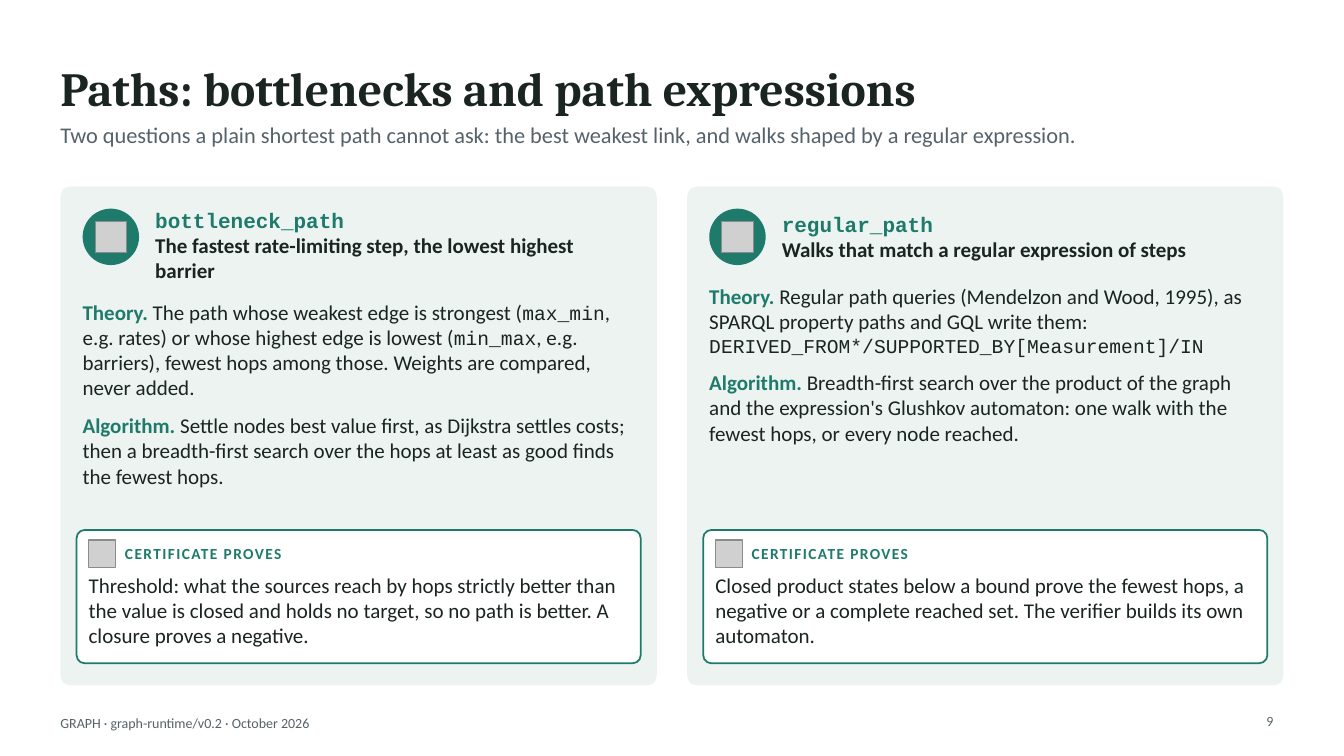
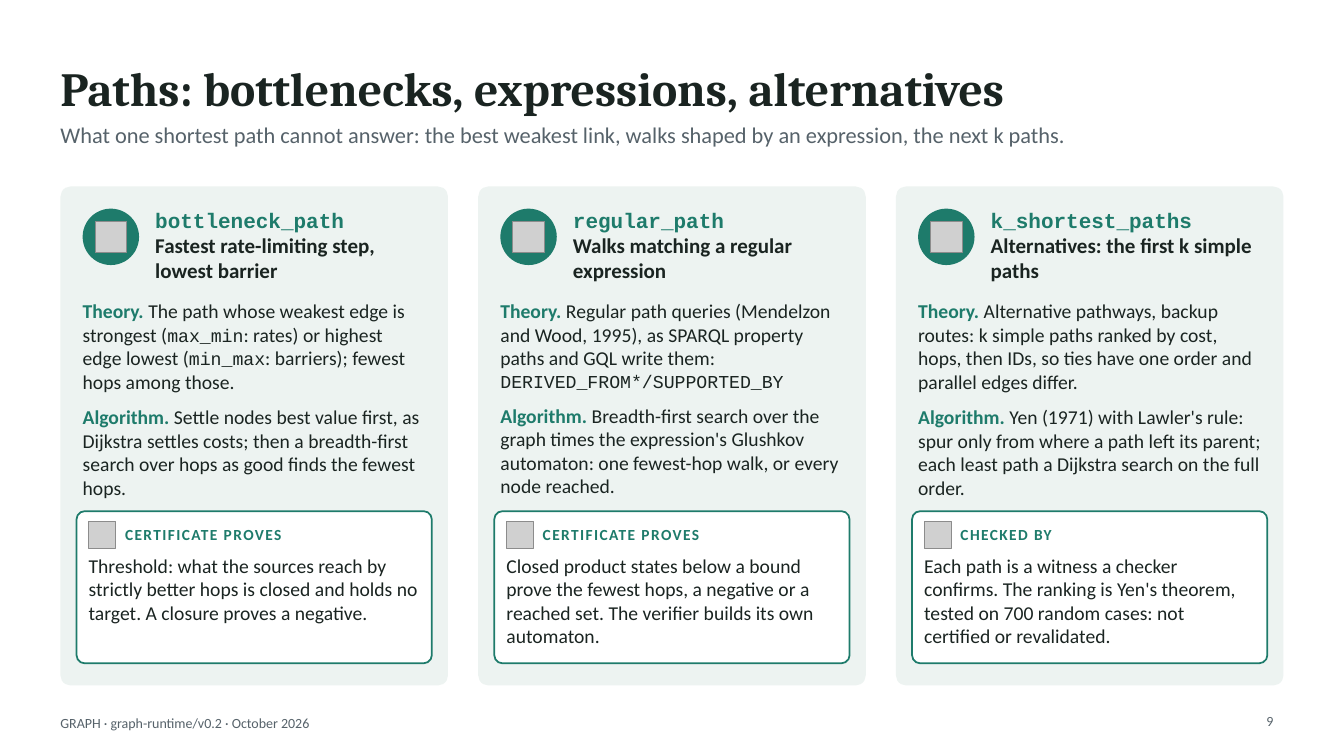
Before and after one commit to hlxin/graph, a slide deck: slide 9 of docs/GRAPH_slides.pptx. Drawn at 1344x756 pixels with LibreOffice and Linux fonts; fonts in the diff are those of the drawing; grey boxes stand for pictures. Boxes give left, top, right and bottom in pixels: in the first picture for what was removed or moved away, otherwise in the second. Text is boxed around its words. In the diff, an @@ line names an element or a change of style, - is before the commit and + after.

```diff
--- a/docs/GRAPH_slides.pptx
+++ b/docs/GRAPH_slides.pptx
@@ title at bbox=[60, 73, 1005, 116]: text changed @@
-Paths: bottlenecks and path expressions
+Paths: bottlenecks, expressions, alternatives
@@ text at bbox=[60, 127, 1065, 147]: text changed @@
-Two questions a plain shortest path cannot ask: the best weakest link, and walks shaped by a regular expression.
+What one shortest path cannot answer: the best weakest link, walks shaped by an expression, the next k paths.
@@ rounded rectangle: place and size @@
-rounded rectangle at bbox=[60, 187, 657, 686]
+rounded rectangle at bbox=[60, 187, 448, 686]
@@ rounded rectangle: place and size @@
-rounded rectangle at bbox=[688, 187, 1285, 686]
+rounded rectangle at bbox=[478, 187, 865, 686]
@@ ellipse: place and size @@
-ellipse at bbox=[710, 209, 766, 265]
+ellipse at bbox=[500, 209, 557, 265]
@@ text "regular_path": place and size @@
-text "regular_path" at bbox=[782, 217, 1186, 261]
+text "regular_path" at bbox=[573, 213, 792, 282]
@@ rounded rectangle added at bbox=[896, 187, 1284, 686], fill #EDF3F1 @@
@@ ellipse added at bbox=[919, 209, 975, 265], fill #1E7B6B @@
@@ text at bbox=[155, 238, 374, 278]: text changed @@
-The fastest rate-limiting step, the lowest highest barrier
+Fastest rate-limiting step, lowest barrier
@@ picture: place and size @@
-picture at bbox=[722, 221, 753, 252]
+picture at bbox=[513, 221, 544, 252]
@@ text at bbox=[573, 238, 792, 282]: text changed @@
-Walks that match a regular expression of steps
+Walks matching a regular expression
@@ picture added at bbox=[931, 221, 962, 252] @@
@@ text added at bbox=[991, 213, 1252, 282], 15 pt, text #1A2421, bold @@
+k_shortest_paths
+Alternatives: the first k simple paths
@@ text at bbox=[83, 304, 419, 498]: text changed; size 15 to 14 pt @@
-Theory. The path whose weakest edge is strongest (max_min, e.g. rates) or whose highest edge is lowest (min_max, e.g. barriers), fewest hops among those. Weights are compared, never added.
-Algorithm. Settle nodes best value first, as Dijkstra settles costs; then a breadth-first search over the hops at least as good finds the fewest hops.
+Theory. The path whose weakest edge is strongest (max_min: rates) or highest edge lowest (min_max: barriers); fewest hops among those.
+Algorithm. Settle nodes best value first, as Dijkstra settles costs; then a breadth-first search over hops as good finds the fewest hops.
@@ text at bbox=[500, 304, 839, 493]: text changed; size 15 to 14 pt @@
-Theory. Regular path queries (Mendelzon and Wood, 1995), as SPARQL property paths and GQL write them: DERIVED_FROM*/SUPPORTED_BY[Measurement]/IN
-Algorithm. Breadth-first search over the product of the graph and the expression's Glushkov automaton: one walk with the fewest hops, or every node reached.
+Theory. Regular path queries (Mendelzon and Wood, 1995), as SPARQL property paths and GQL write them: DERIVED_FROM*/SUPPORTED_BY
+Algorithm. Breadth-first search over the graph times the expression's Glushkov automaton: one fewest-hop walk, or every node reached.
@@ text added at bbox=[918, 304, 1261, 495], 14 pt, text #1A2421 @@
+Theory. Alternative pathways, backup routes: k simple paths ranked by cost, hops, then IDs, so ties have one order and parallel edges differ.
+Algorithm. Yen (1971) with Lawler's rule: spur only from where a path left its parent; each least path a Dijkstra search on the full order.
@@ rounded rectangle: place and size @@
-rounded rectangle at bbox=[77, 530, 641, 663]
+rounded rectangle at bbox=[77, 511, 432, 663]
@@ picture: place and size @@
-picture at bbox=[89, 540, 116, 568]
+picture at bbox=[89, 521, 116, 548]
@@ text "CERTIFICATE PROVES": place and size @@
-text "CERTIFICATE PROVES" at bbox=[125, 549, 282, 559]
+text "CERTIFICATE PROVES" at bbox=[125, 530, 282, 540]
@@ proportions changed in 4 elements at bbox=[60, 187, 448, 686], bbox=[77, 511, 432, 663], bbox=[478, 187, 865, 686], bbox=[494, 511, 849, 663] @@
@@ rounded rectangle: place and size @@
-rounded rectangle at bbox=[704, 530, 1268, 663]
+rounded rectangle at bbox=[494, 511, 849, 663]
@@ picture: place and size @@
-picture at bbox=[716, 540, 743, 568]
+picture at bbox=[506, 521, 533, 548]
@@ text "CERTIFICATE PROVES": place and size @@
-text "CERTIFICATE PROVES" at bbox=[752, 549, 908, 559]
+text "CERTIFICATE PROVES" at bbox=[543, 530, 699, 540]
@@ rounded rectangle added at bbox=[912, 511, 1267, 663], fill #FFFFFF, outline #1E7B6B 1.25 pt @@
@@ picture added at bbox=[925, 521, 952, 548] @@
@@ text added at bbox=[960, 530, 1051, 540], 11 pt, text #1E7B6B, bold @@
+CHECKED BY
@@ text at bbox=[89, 559, 418, 624]: text changed; size 15 to 14 pt @@
-Threshold: what the sources reach by hops strictly better than the value is closed and holds no target, so no path is better. A closure proves a negative.
+Threshold: what the sources reach by strictly better hops is closed and holds no target. A closure proves a negative.
@@ text at bbox=[506, 559, 814, 643]: text changed; size 15 to 14 pt @@
-Closed product states below a bound prove the fewest hops, a negative or a complete reached set. The verifier builds its own automaton.
+Closed product states below a bound prove the fewest hops, a negative or a reached set. The verifier builds its own automaton.
@@ text added at bbox=[924, 559, 1236, 643], 14 pt, text #1A2421 @@
+Each path is a witness a checker confirms. The ranking is Yen's theorem, tested on 700 random cases: not certified or revalidated.
```
Also in this commit, not shown: 10 other slides changed, 1 slide added, 3 other files.
